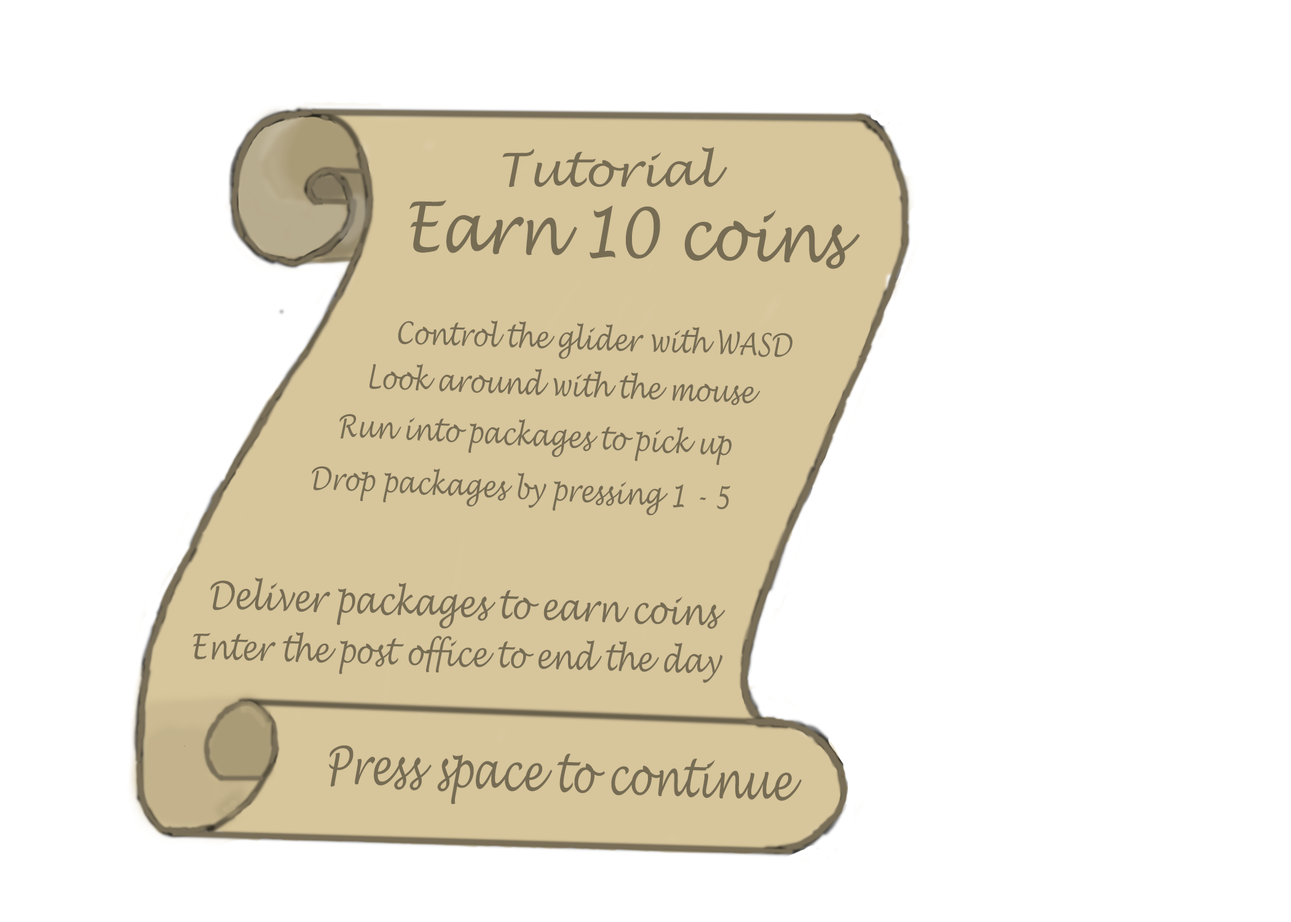
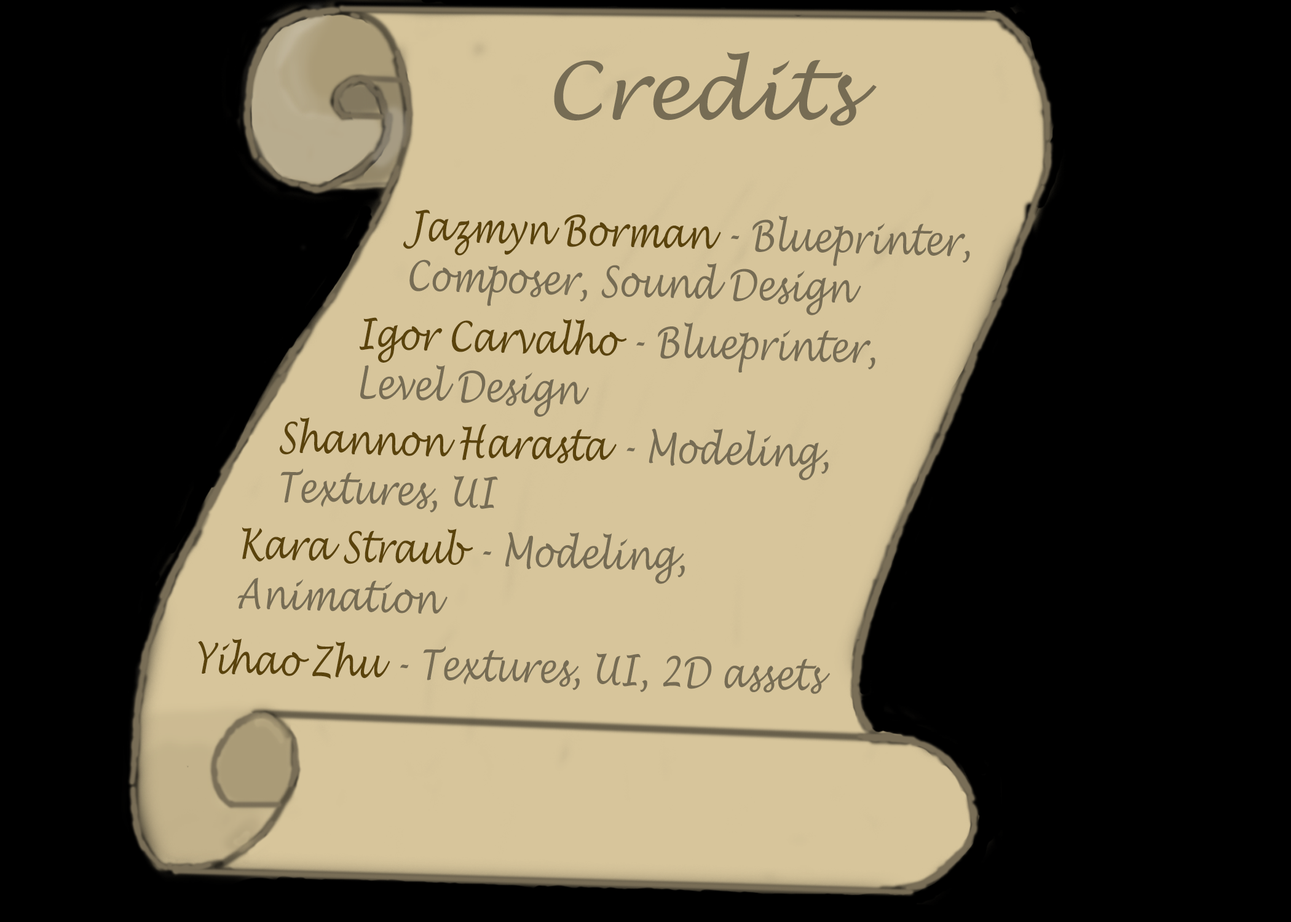
Two versions of the same layered image (1291x922). Layer-by-layer changes:
painted on "Layer 1" over [124, 0, 1056, 903]
renamed "Look around with the mouse" to "Igor Carvalho - Blueprinter, Level Design", moved it above "Jazmyn Borman - Blueprinter, Composer, Sound Design", painted on it over [359, 317, 876, 417]
removed layer "Press space to continue" over [329, 745, 802, 806]
removed layer "Control the glider with WASD" over [397, 320, 793, 360]
renamed "Earn 10 coins" to "Jazmyn Borman - Blueprinter, Composer, Sound Design", painted on it over [403, 199, 971, 316]
added layer "Yihao Zhu - Textures, UI, 2D assets" above "Kara Straub - Modeling, Animation" over [198, 638, 831, 695]
renamed "Deliver packages to earn coins" to "Kara Straub - Modeling, Animation", moved it above "Shannon Harasta - Modeling, Textures, UI", painted on it over [210, 527, 726, 630]
removed layer "Drop packages by pressing 1 - 5" over [311, 466, 731, 516]
removed layer "Run into packages to pick up" over [339, 413, 732, 466]
renamed "Enter the post office to end the day" to "Shannon Harasta - Modeling, Textures, UI", painted on it over [193, 416, 830, 684]
renamed "Tutorial" to "Credits", painted on it over [502, 51, 877, 188]
painted on "Layer 2" over [121, 0, 1067, 907]
showed "Background" over [0, 0, 1291, 922]
